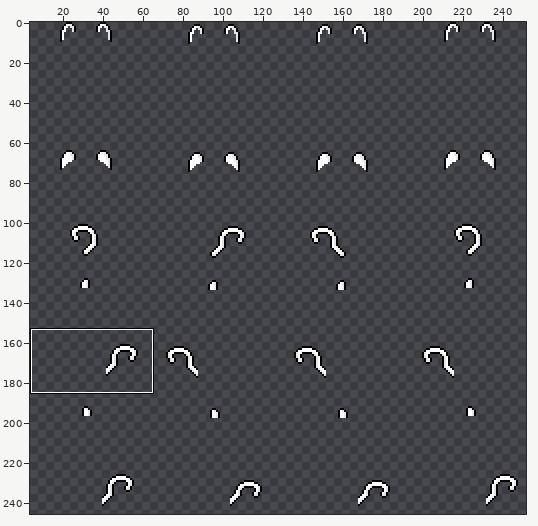
A sprite sheet gets an edit: assets/graphics/sprite/detail/beastfolk/fur/001.png. The first picture is a wide view before the edit; the outline marks the close-up.
Close-up. Before the commit:
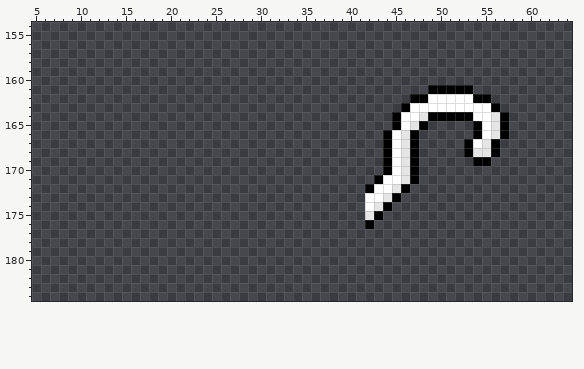
The file is 256x256 pixels. Shown: x 5..64, y 154..184. The wide view leaves out empty margins.
After:
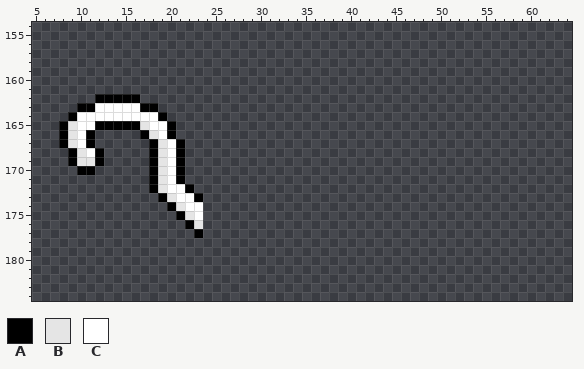
Palette (. is transparent): A #000000  B #e5e5e5  C #ffffff
The edit:
Colour A is added in row 162 at x 12 to 16; in row 163 at x 10 to 11 and 17 to 18; in row 164 at x 9 and 19; in row 165 at x 8, 12 to 16 and 20; in row 166 at x 8, 11, 17 and 20; in row 167 at x 8, 11, 18 and 21.
Colour A is added in rows 168 to 169 at x 9, 12, 18 and 21; in row 170 at x 10 to 11, 18 and 21; in row 171 at x 18 and 21; in row 172 at x 18 and 22; in row 173 at x 19 and 23; in row 174 at x 20.
Colour A is added in row 175 at x 21; in row 176 at x 22; in row 177 at x 23.
Colour B is added in row 165 at x 9 and 17; in row 166 at x 9 and 18; in row 167 at x 9 and 19; in row 168 at x 10 and 19; in row 169 at x 10 to 11 and 19; in rows 170 to 172 at x 19.
Colour B is added in row 173 at x 20; in row 174 at x 21; in row 175 at x 22; in row 176 at x 23.
Colour C is added in row 163 at x 12 to 16; in row 164 at x 10 to 18; in row 165 at x 10 to 11 and 18 to 19; in row 166 at x 10 and 19; in row 167 at x 10 and 20; in row 168 at x 11 and 20.
Colour C is added in rows 169 to 171 at x 20; in row 172 at x 20 to 21; in row 173 at x 21 to 22; in row 174 at x 22 to 23; in row 175 at x 23.
The author cleared colour A in row 161 at x 49 to 53; in row 162 at x 47 to 48 and 54 to 55; in row 163 at x 46 and 56; in row 164 at x 45, 49 to 53 and 57; in row 165 at x 45, 48, 54 and 57; in row 166 at x 44, 47, 54 and 57.
The author cleared colour A in rows 167 to 168 at x 44, 47, 53 and 56; in row 169 at x 44, 47 and 54 to 55; in row 170 at x 44 and 47; in row 171 at x 43 and 47; in row 172 at x 42 and 46; in row 173 at x 45.
The author cleared colour A in row 174 at x 44; in row 175 at x 43; in row 176 at x 42.
The author cleared colour B in row 164 at x 48 and 56; in row 165 at x 47 and 56; in row 166 at x 46 and 56; in row 167 at x 46 and 55; in row 168 at x 46 and 54 to 55; in rows 169 to 171 at x 46.
The author cleared colour B in row 172 at x 45; in row 173 at x 44; in row 174 at x 43; in row 175 at x 42.
The author cleared colour C in row 162 at x 49 to 53; in row 163 at x 47 to 55; in row 164 at x 46 to 47 and 54 to 55; in row 165 at x 46 and 55; in row 166 at x 45 and 55; in row 167 at x 45 and 54.
The author cleared colour C in rows 168 to 170 at x 45; in row 171 at x 44 to 45; in row 172 at x 43 to 44; in row 173 at x 42 to 43; in row 174 at x 42.
Boxes around the changes in both close-ups, in picture pixels (x1, y1, x2, y2):
erased: (365, 85, 509, 229)
added: (59, 94, 203, 238)
